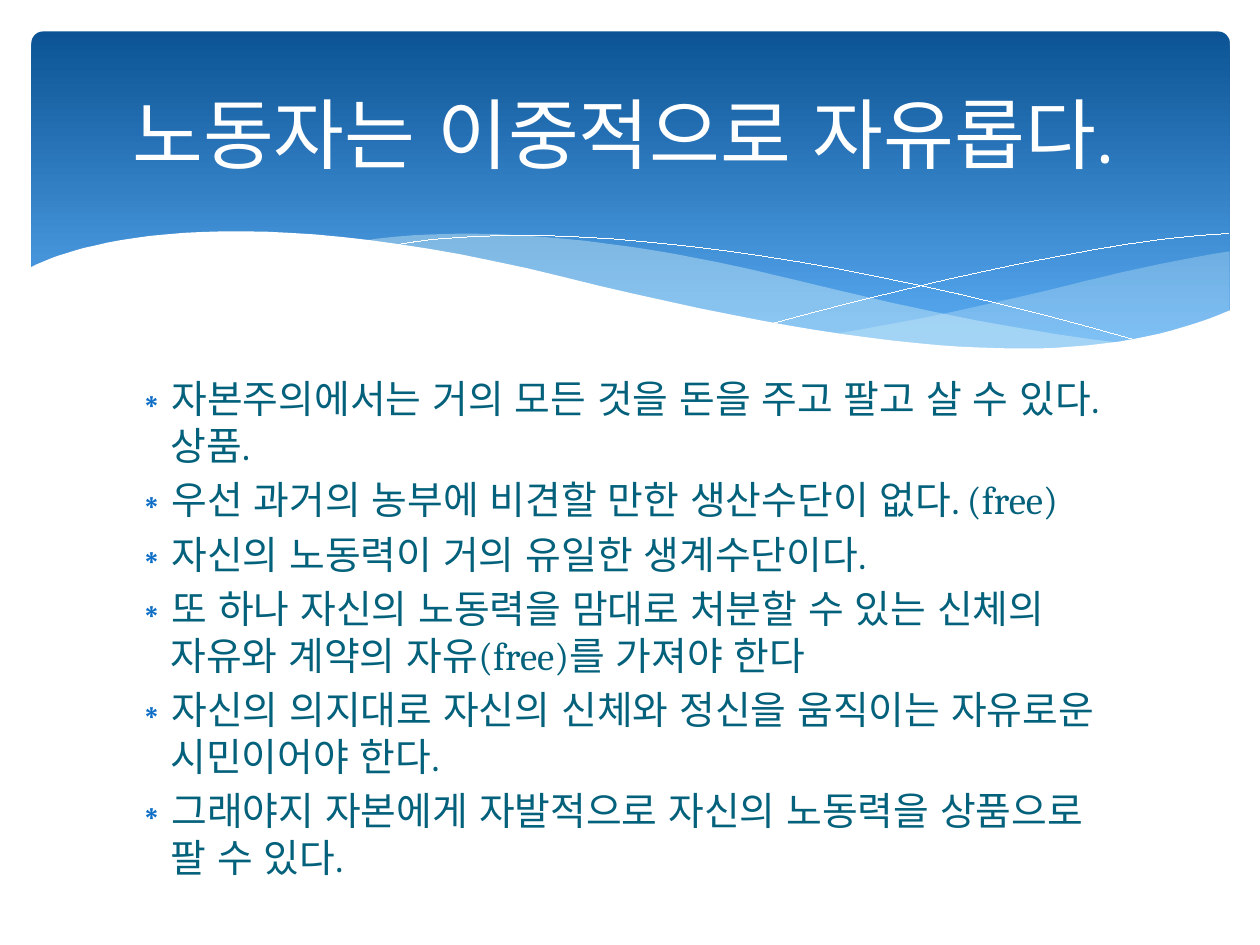
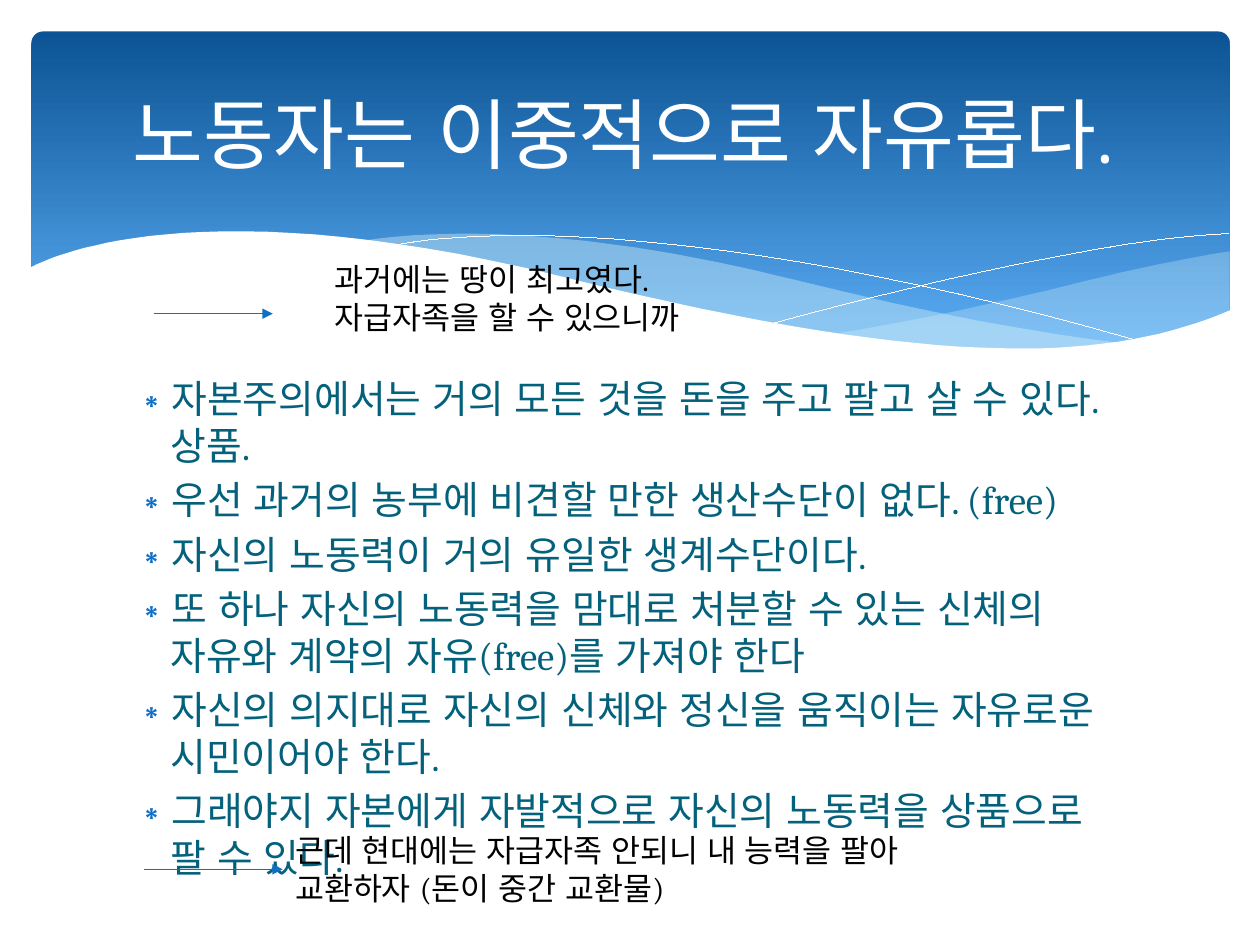
Before and after one commit to dw5450/3rd_grade_study, a slide deck: slide 3 of 과학기술과미디어/수업 ppt/13강 디지털-정리.pptx. Drawn at 1260x945 pixels with LibreOffice and Linux fonts; fonts in the diff are those of the drawing. Boxes give left, top, right and bottom in pixels: in the first picture for what was removed or moved away, otherwise in the second. Text is boxed around its words. In the diff, an @@ line names an element or a change of style, - is before the commit and + after.

```diff
--- a/과학기술과미디어/수업 ppt/13강 디지털-정리.pptx
+++ b/과학기술과미디어/수업 ppt/13강 디지털-정리.pptx
@@ text added at (335,259,680,332), 18 pt, text #000000 @@
+과거에는 땅이 최고였다. 자급자족을 할 수 있으니까
@@ arrow added from (154, 314) to (273, 314), #0F6FC6 0.75 pt @@
@@ text added at (295,836,899,905), 18 pt, text #000000 @@
+근데 현대에는 자급자족 안되니 내 능력을 팔아 교환하자 (돈이 중간 교환물)
@@ arrow added from (144, 869) to (282, 869), #0F6FC6 0.75 pt @@
```
Also in this commit, not shown: 12 other slides changed, 29 other files.
